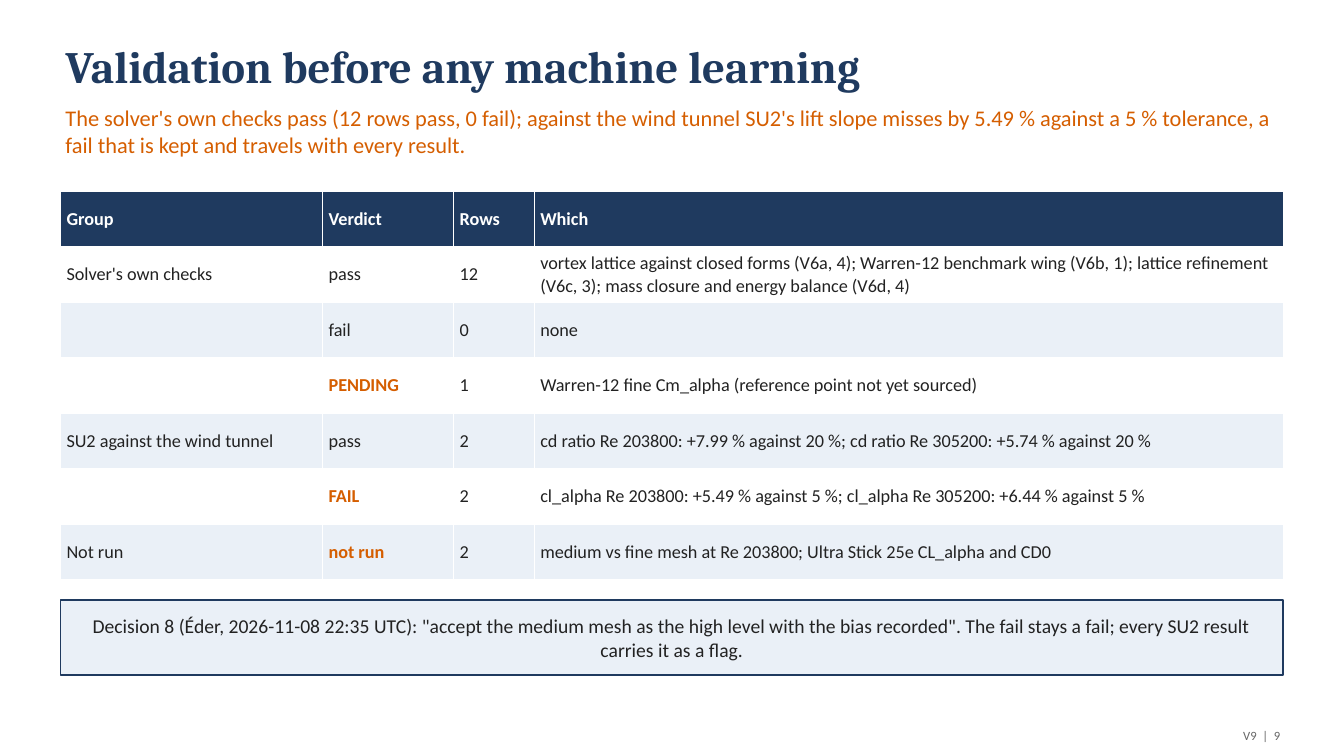
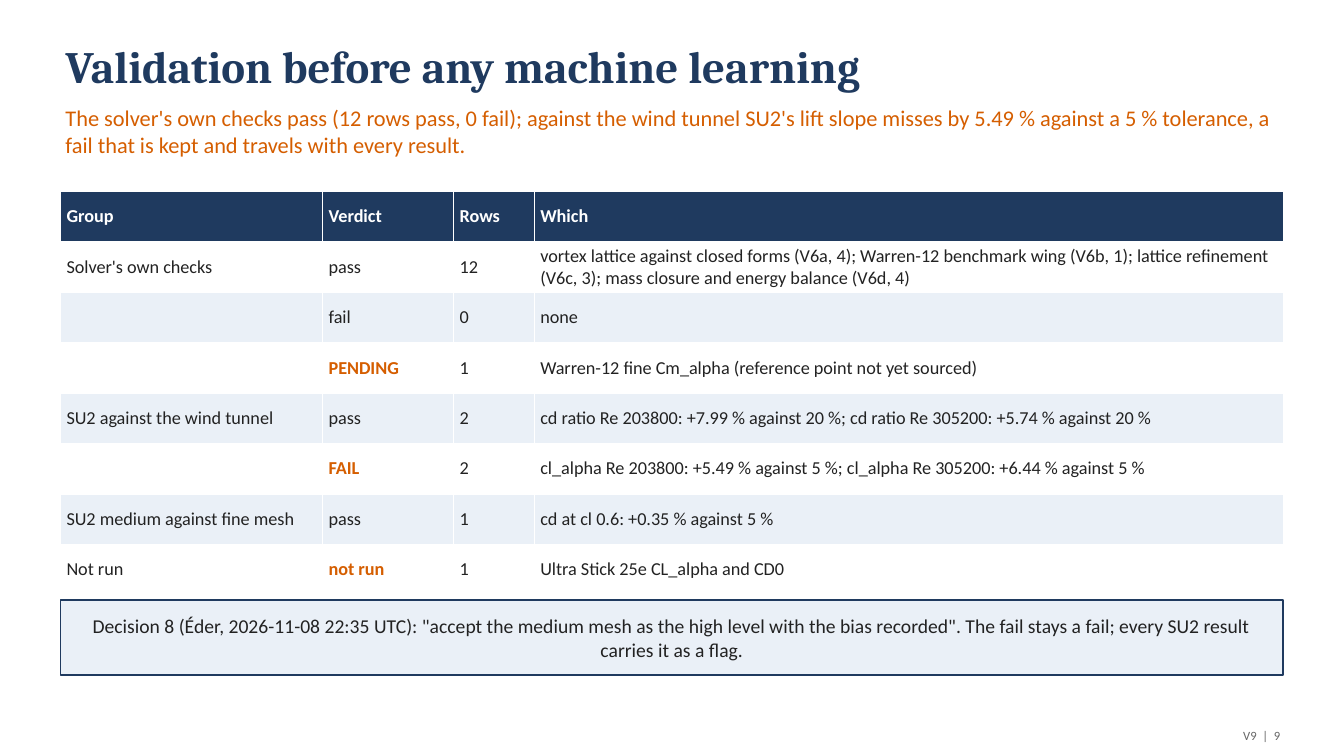
Before and after one commit to emarinhoss/ai-engineering, a slide deck: slide 9 of docs/talk/deck_drone_v2.pptx. Drawn at 1344x756 pixels with LibreOffice and Linux fonts; fonts in the diff are those of the drawing. Boxes give left, top, right and bottom in pixels: in the first picture for what was removed or moved away, otherwise in the second. Text is boxed around its words. In the diff, an @@ line names an element or a change of style, - is before the commit and + after.

```diff
--- a/docs/talk/deck_drone_v2.pptx
+++ b/docs/talk/deck_drone_v2.pptx
@@ table at bbox=[60, 192, 1284, 595] @@
-row 7: Not run | not run | 2 | medium vs fine mesh at Re 203800; Ultra Stick 25e CL_alpha and CD0
+row 7: SU2 medium against fine mesh | pass | 1 | cd at cl 0.6: +0.35 % against 5 %
+row 8: Not run | not run | 1 | Ultra Stick 25e CL_alpha and CD0
```
Also in this commit, not shown: 6 other slides changed, 21 other files.
